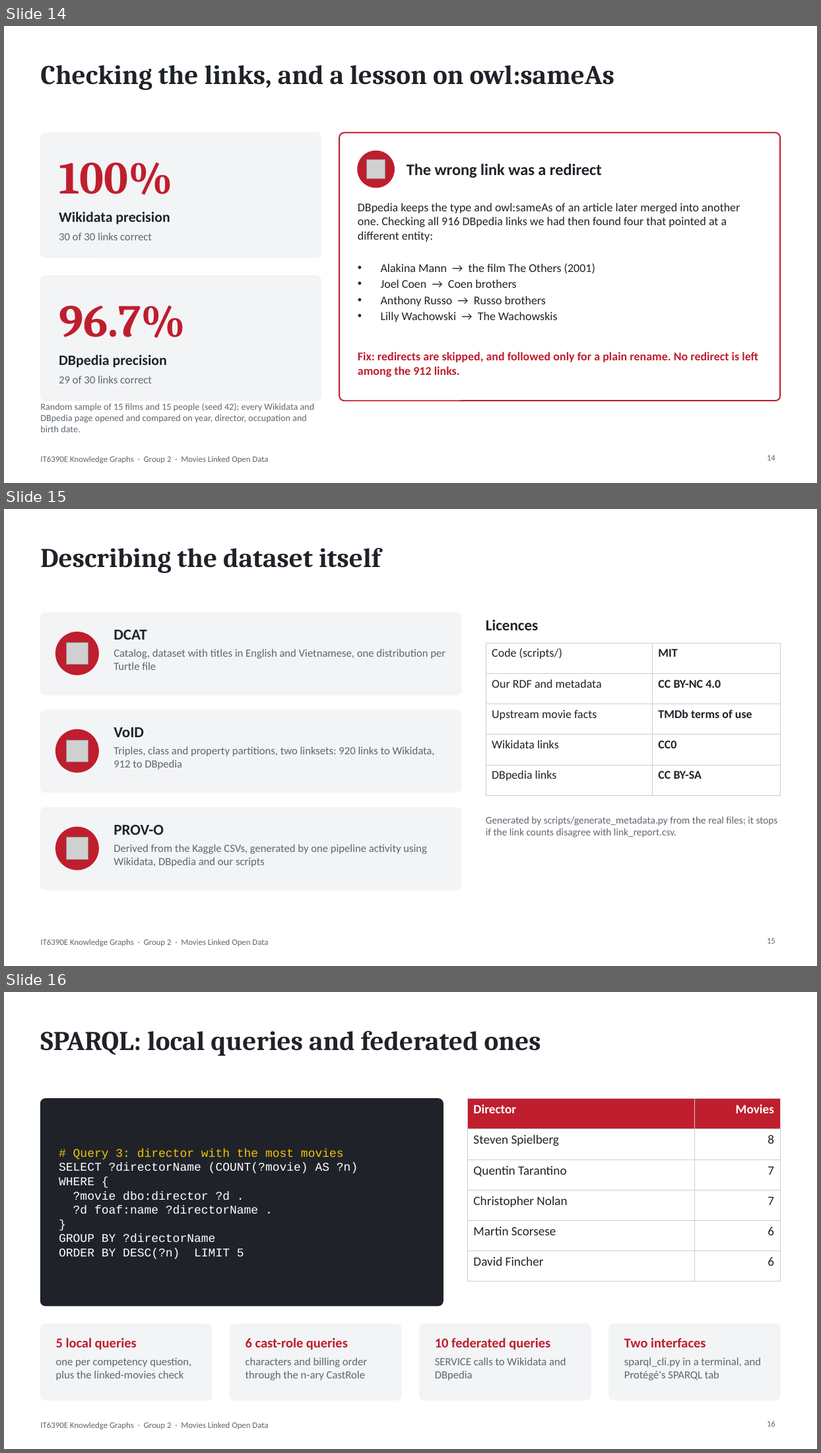
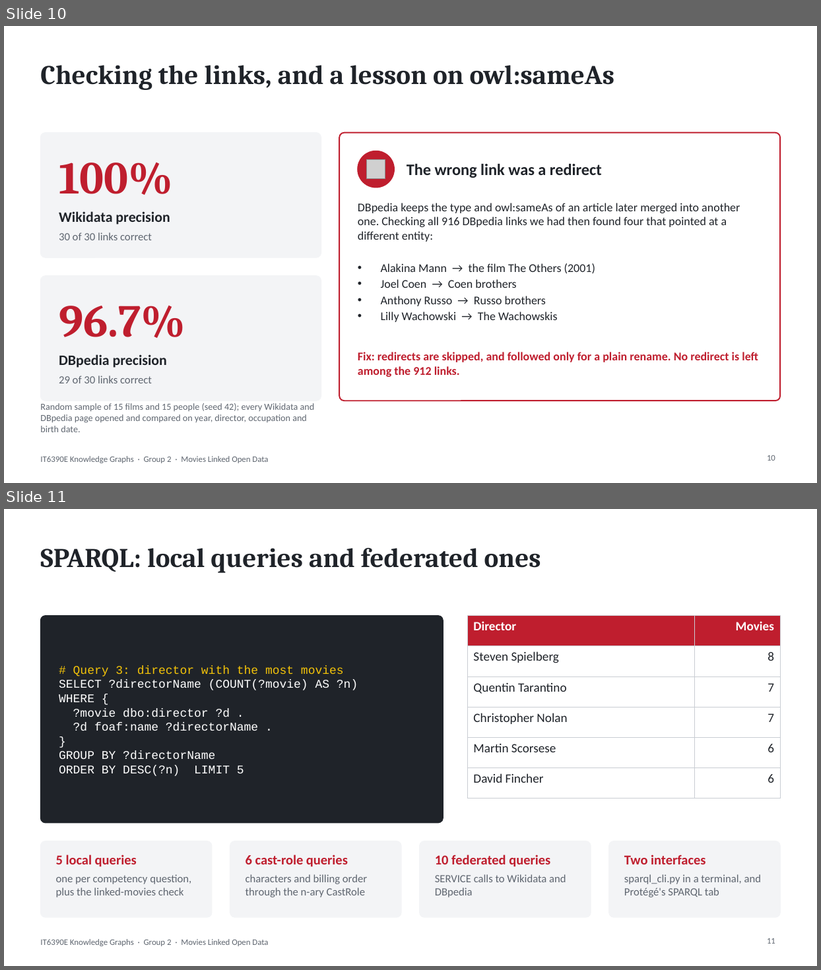
Before and after one commit to minhdo2207/it6390e-lod-capstone, a slide deck: slides/Group2_Capstone_Slides.pptx. Shown one above the other, each under a label of ours: slides 14, 15 and 16 before the commit, slides 10 and 11 after it. The pictures are 821x1453 and 821x970 pixels, drawn with LibreOffice and Linux fonts; fonts in the diff are those of the drawing; grey boxes stand for pictures; background and template pictures are left out. Boxes give left, top, right and bottom in pixels: in the first picture for what was removed or moved away, otherwise in the second. Text is boxed around its words. In the diff, an @@ line names an element or a change of style, - is before the commit and + after.

```diff
--- a/slides/Group2_Capstone_Slides.pptx
+++ b/slides/Group2_Capstone_Slides.pptx
@@ slide 15 removed at [4, 509, 817, 966], background #FFFFFF; not listed: 1 template element that a slide beside it also shows @@
@@ title removed at [40, 548, 380, 573] @@
-Describing the dataset itself
@@ rounded rectangle removed at [40, 613, 461, 695] @@
@@ text removed at [486, 620, 539, 630] @@
-Licences
@@ ellipse removed at [56, 632, 98, 675] @@
@@ picture removed at [66, 642, 88, 665] @@
@@ text removed at [114, 630, 147, 640] @@
-DCAT
@@ table removed at [486, 643, 781, 784], 5 rows, 2 columns @@
-Code (scripts/) | MIT
-Our RDF and metadata | CC BY-NC 4.0
-Upstream movie facts | TMDb terms of use
-Wikidata links | CC0
-DBpedia links | CC BY-SA
@@ text removed at [114, 649, 446, 670] @@
-Catalog, dataset with titles in English and Vietnamese, one distribution per Turtle file
@@ rounded rectangle removed at [40, 710, 461, 793] @@
@@ ellipse removed at [56, 730, 98, 772] @@
@@ picture removed at [66, 740, 88, 762] @@
@@ text removed at [114, 727, 144, 737] @@
-VoID
@@ text removed at [114, 747, 435, 770] @@
-Triples, class and property partitions, two linksets: 920 links to Wikidata, 912 to DBpedia
@@ rounded rectangle removed at [40, 808, 461, 890] @@
@@ text removed at [114, 825, 164, 835] @@
-PROV-O
@@ text removed at [486, 817, 778, 838] @@
-Generated by scripts/generate_metadata.py from the real files; it stops if the link counts disagree with link_report.csv.
@@ ellipse removed at [56, 827, 98, 870] @@
@@ picture removed at [66, 838, 88, 859] @@
@@ text removed at [114, 844, 427, 867] @@
-Derived from the Kaggle CSVs, generated by one pipeline activity using Wikidata, DBpedia and our scripts
@@ page number removed at [767, 939, 776, 944] @@
-15
@@ what was slide 14 is now slide 10 @@
@@ page number at [767, 455, 776, 461]: text changed @@
-14
+10
@@ what was slide 16 is now slide 11 @@
@@ page number at [767, 939, 776, 944]: text changed @@
-16
+11
```
Also in this commit, not shown: 1 slide changed, 4 other slides removed, 9 other files.
